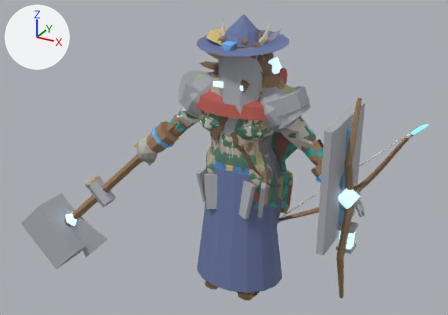
Two versions of the Blender file art/creator/humanoid_heavy/humanoid_heavy_feminine.blend, one commit apart.
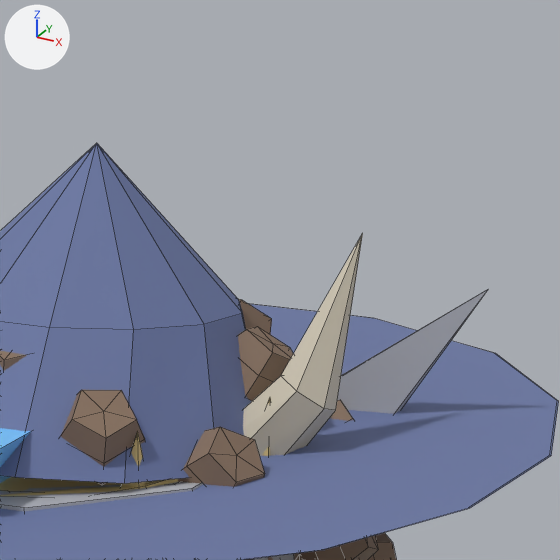
The first picture shows the older version from a 50 mm camera at (1.9, -3.7, 2.89) aimed at (-0.2, 0.12, 0.98). The close-ups show the older and then the newer version on the part from 52% to 65% of the width and 0% to 17% of the height of that picture. Only the edits that show in the close-ups are written down. Arrows for +X, +Y and +Z are at upper left; the lights stay in place. The close-ups show mesh edges as thin lines.

In view in the first close-up: 'part.hair.coils', 'part.head.circlet', 'part.head.crown', 'part.head.great_helm', 'part.head.horns', 'part.head.wide_hat', 'part.weapon.spear'.
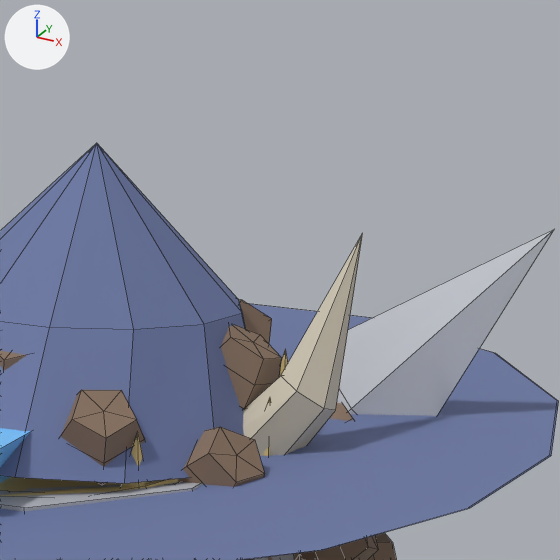
Location of each change, (x1, y1, x2, y2) in pixels of the close-ups (560 x 560 px; the box of a moved part takes in the faces that stretch with it):
'part.weapon.spear', reshaped: before (337, 289, 488, 414); after (337, 229, 554, 416)
part 1 of me_part_hair_coils, moved or reshaped: before (238, 326, 293, 401); after (221, 325, 282, 409)

Patch to the scene script:
```diff
--- a/art/creator/humanoid_heavy/humanoid_heavy_feminine.blend.py
+++ b/art/creator/humanoid_heavy/humanoid_heavy_feminine.blend.py
@@ me_part_weapon_spear @@
 # used by ob_part_weapon_spear; location = (0.0, 0.0, 0.0)
-me_part_weapon_spear.from_pydata(...)  # 33 vertices, 25 faces; spans x -1.48..0.24, y -0.13..0.13, z 0.3..2.02
+me_part_weapon_spear.from_pydata(...)  # 86 vertices, 78 faces; spans x -1.54..0.28, y -0.13..0.14, z 0.25..2.06
+# me_part_weapon_spear part 2: the loose piece of 9 vertices spanning x 0.01..0.24, y 0.09..0.13, z 1.79..2.02 is rebuilt with 13 vertices and now spans x 0.02..0.28, y 0.09..0.13, z 1.8..2.06
+# other edits to the shape of me_part_weapon_spear do not show in these pictures
 me_part_weapon_spear.materials.append(mat_cloth)
@@ me_part_weapon_spear @@
 me_part_weapon_spear.materials.append(mat_accent)
+me_part_weapon_spear.materials.append(mat_emissive)
@@ me_part_hair_coils @@
 me_part_hair_coils.from_pydata(...)  # 811 vertices, 813 faces; spans x -0.199..0.199, y -0.134..0.24, z 1.614..2.023
 # used by ob_part_hair_coils; location = (0.0, 0.0, 0.0)
+# me_part_hair_coils part 1: the loose piece of 16 vertices spanning x 0.08..0.141, y 0.007..0.07, z 1.938..1.994 is multiplied about its middle by the matrix ((0.944, -0.315, 0.094), (0.329, 0.903, -0.277), (0.003, 0.292, 0.956)), then moved by (-0.004, -0.02, 0.004)
 me_part_hair_coils.materials.append(mat_cloth)
```
